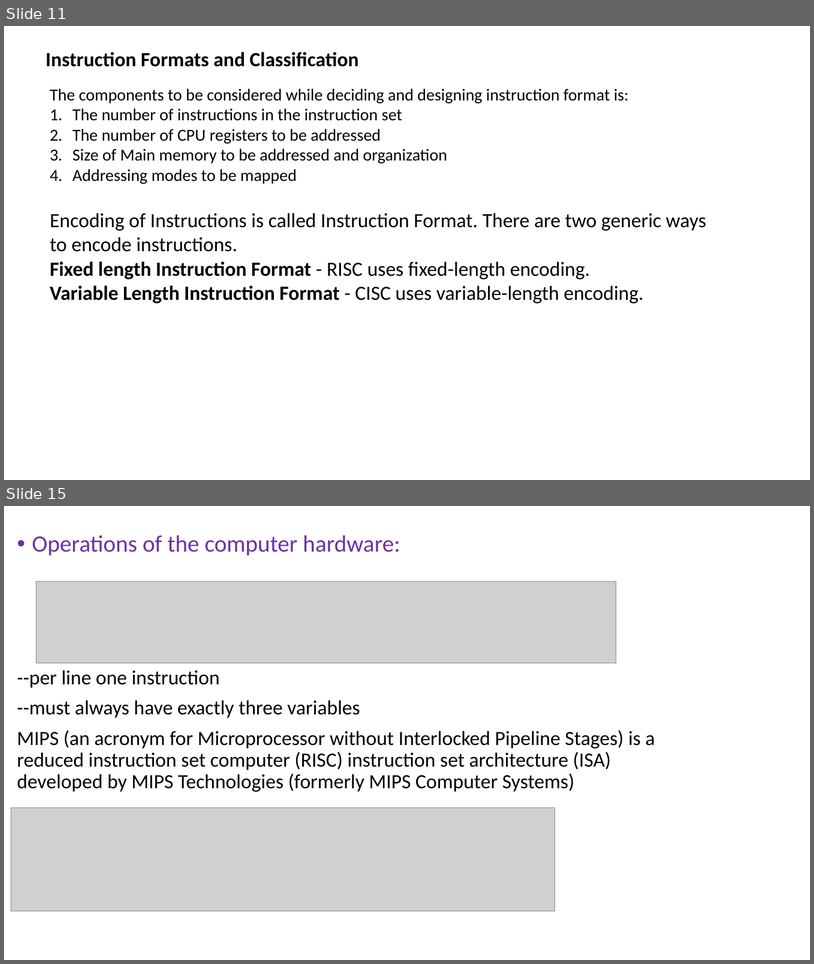
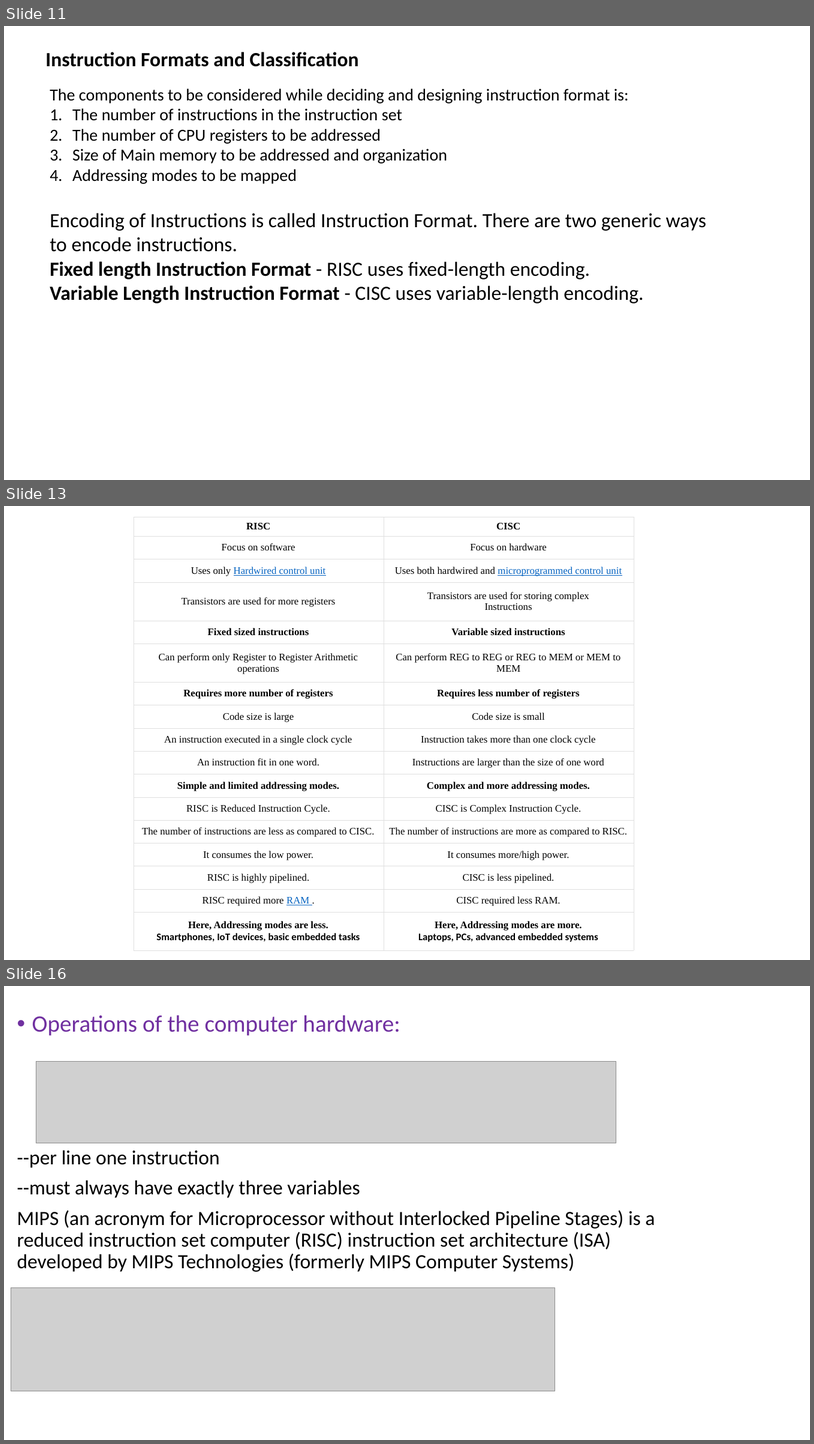
Before and after one commit to Syedshajib55/Computer-Architecture, a slide deck: CSE_213_3.pptx. Shown one above the other, each under a label of ours: slides 11 and 15 before the commit, slides 11, 13 and 16 after it; the slides between them are not shown. The pictures are 814x964 and 814x1444 pixels, drawn with LibreOffice and Linux fonts; fonts in the diff are those of the drawing; grey boxes stand for pictures. Boxes give left, top, right and bottom in pixels: in the first picture for what was removed or moved away, otherwise in the second. Text is boxed around its words. In the diff, an @@ line names an element or a change of style, - is before the commit and + after.

```diff
--- a/CSE_213_3.pptx
+++ b/CSE_213_3.pptx
@@ slide 13 added at box(4, 506, 810, 960), background #FFFFFF @@
@@ table added at box(134, 517, 635, 950), 17 rows, 2 columns @@
+RISC | CISC
+Focus on software | Focus on hardware
+Uses only Hardwired control unit | Uses both hardwired and microprogrammed control unit
+Transistors are used for more registers | Transistors are used for storing complex Instructions
+Fixed sized instructions | Variable sized instructions
+Can perform only Register to Register Arithmetic operations | Can perform REG to REG or REG to MEM or MEM to MEM
+Requires more number of registers | Requires less number of registers
+Code size is large | Code size is small
+An instruction executed in a single clock cycle | Instruction takes more than one clock cycle
+An instruction fit in one word. | Instructions are larger than the size of one word
+Simple and limited addressing modes. | Complex and more addressing modes.
+RISC is Reduced Instruction Cycle. | CISC is Complex Instruction Cycle.
+The number of instructions are less as compared to CISC. | The number of instructions are more as compared to RISC.
+It consumes the low power. | It consumes more/high power.
+RISC is highly pipelined. | CISC is less pipelined.
+RISC required more RAM . | CISC required less RAM.
+Here, Addressing modes are less. / Smartphones, IoT devices, basic embedded tasks | Here, Addressing modes are more. / Laptops, PCs, advanced embedded systems
@@ what was slide 15 is now slide 16 @@
```
Also in this commit, not shown: 17 slides changed, 2 other slides added, 2 slides removed.
